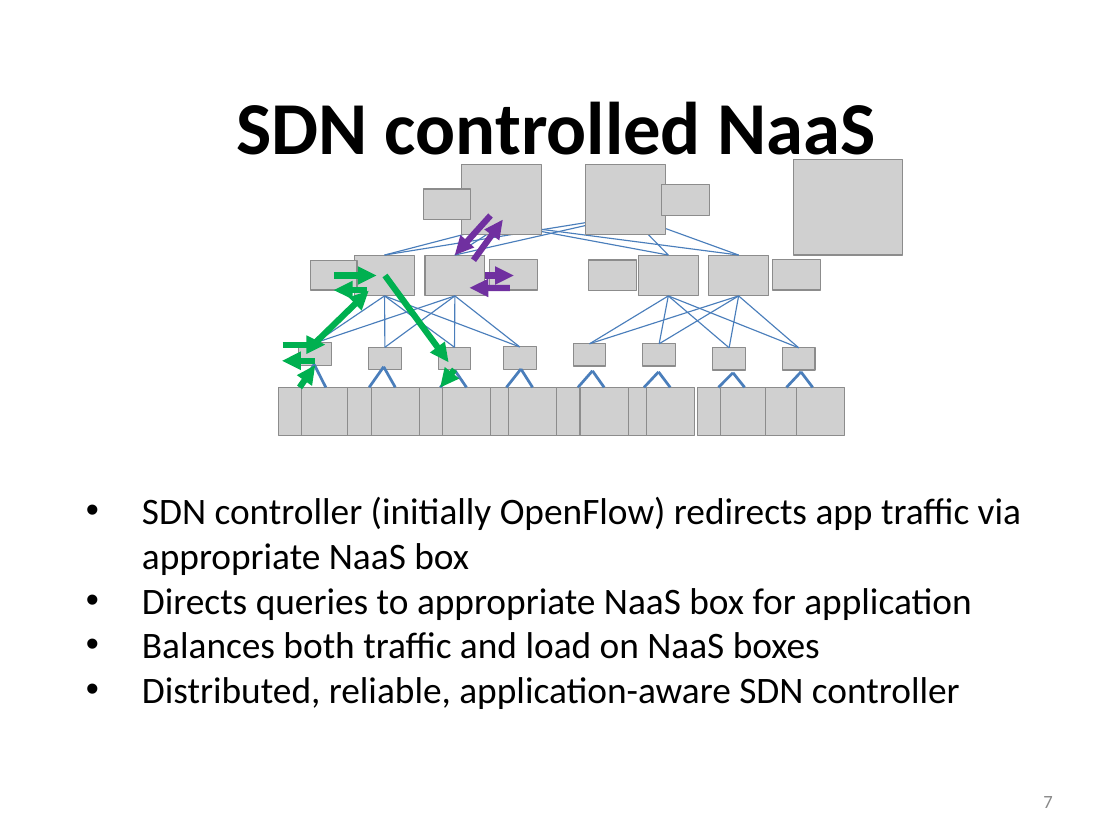
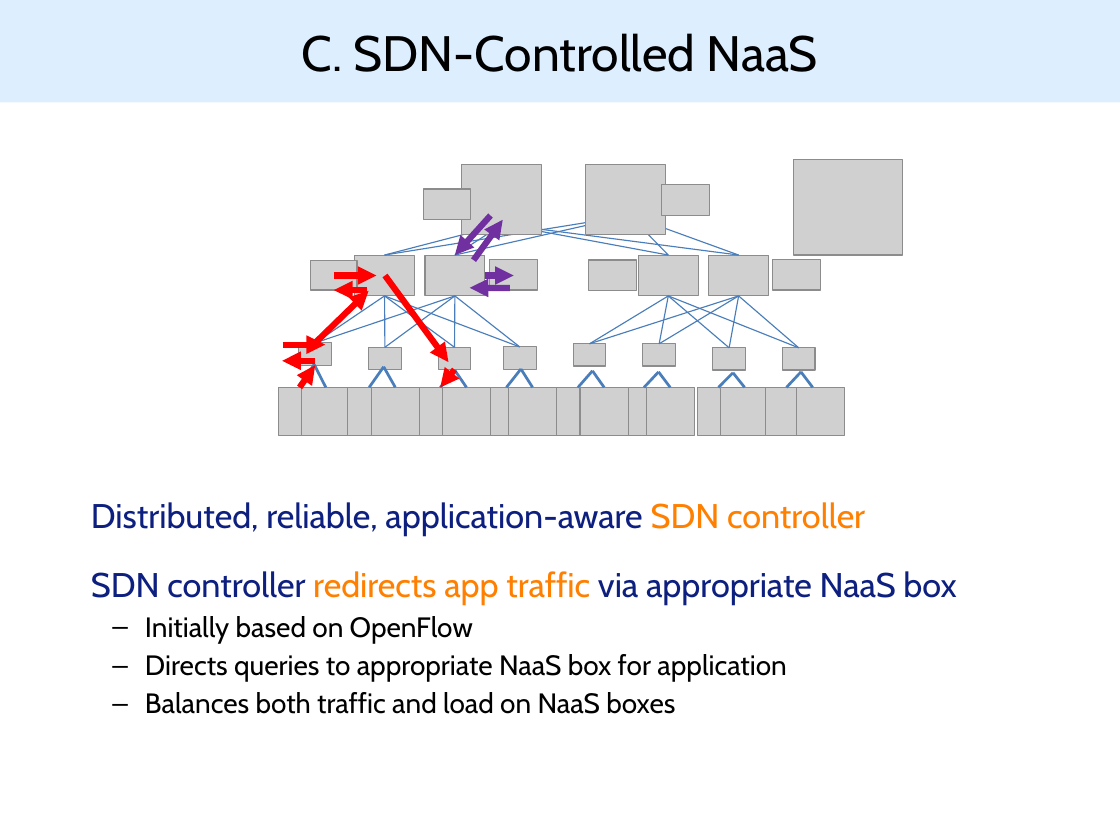
Before and after one commit to NaaS/naas.github.io, a slide deck: slide 9 of tg1pres/prp-naas-techgroup-cambs-14.pptx (slide 7 before the commit). Drawn at 1120x840 pixels with LibreOffice and Linux fonts; fonts in the diff are those of the drawing; grey boxes stand for pictures; background and template pictures are left out. Boxes give left, top, right and bottom in pixels: in the first picture for what was removed or moved away, otherwise in the second. Text is boxed around its words. In the diff, an @@ line names an element or a change of style, - is before the commit and + after.

```diff
--- a/tg1pres/prp-naas-techgroup-cambs-14.pptx
+++ b/tg1pres/prp-naas-techgroup-cambs-14.pptx
@@ title "C. SDN-Controlled NaaS": place and size @@
-title "C. SDN-Controlled NaaS" at <box>237,101,876,171</box>
+title "C. SDN-Controlled NaaS" at <box>0,0,1120,102</box>
@@ title "C. SDN-Controlled NaaS" at <box>0,0,1120,102</box>: fill none to #DDEEFF @@
@@ title at <box>301,33,818,72</box>: text changed; size 48 to 32 pt; font Calibri to Cabin; bold off @@
-SDN controlled NaaS
+C. SDN-Controlled NaaS
@@ arrow (315, 343) - (368, 291): stroke #00B050 4 pt to #FF0000 4 pt @@
@@ arrow (366, 290) - (334, 290): stroke #00B050 4 pt to #FF0000 4 pt @@
@@ arrow (334, 276) - (376, 276): stroke #00B050 4 pt to #FF0000 4 pt @@
@@ arrow (385, 276) - (448, 362): stroke #00B050 4 pt to #FF0000 4 pt @@
@@ arrow (282, 345) - (325, 345): stroke #00B050 4 pt to #FF0000 4 pt @@
@@ arrow (315, 361) - (282, 361): stroke #00B050 4 pt to #FF0000 4 pt @@
@@ arrow (300, 388) - (315, 365): stroke #00B050 4 pt to #FF0000 4 pt @@
@@ arrow (455, 370) - (440, 388): stroke #00B050 4 pt to #FF0000 4 pt @@
@@ text "Distributed, reliable, application-aware SDN controller": place and size @@
-text "Distributed, reliable, application-aware SDN controller" at <box>142,497,1021,709</box>
+text "Distributed, reliable, application-aware SDN controller" at <box>91,502,956,714</box>
@@ text at <box>91,502,956,643</box>: text changed; size 24 to 22 pt; font Calibri to Cabin; text colour #000000 to #0E207F @@
-• SDN controller (initially OpenFlow) redirects app traffic via appropriate NaaS box
+• Distributed, reliable, application-aware SDN controller
+• SDN controller redirects app traffic via appropriate NaaS box
+  – Initially based on OpenFlow
@@ text at <box>145,654,786,714</box>: size 24 to 18 pt, font Calibri to Cabin in "Directs queries to appropriate NaaS box for ...", "Balances both traffic and load on NaaS ..."; bullet • to –; list level 1 to 2 in "Directs queries to appropriate NaaS ..."; list level 1 to 2 in "Balances both traffic and load ..." @@
@@ text at <box>142,677,960,709</box>: paragraph removed @@
-• Distributed, reliable, application-aware SDN controller
@@ page number removed at <box>1043,796,1052,808</box> @@
-7
```
Also in this commit, not shown: 4 other slides changed, 5 slides added, 2 slides removed.
